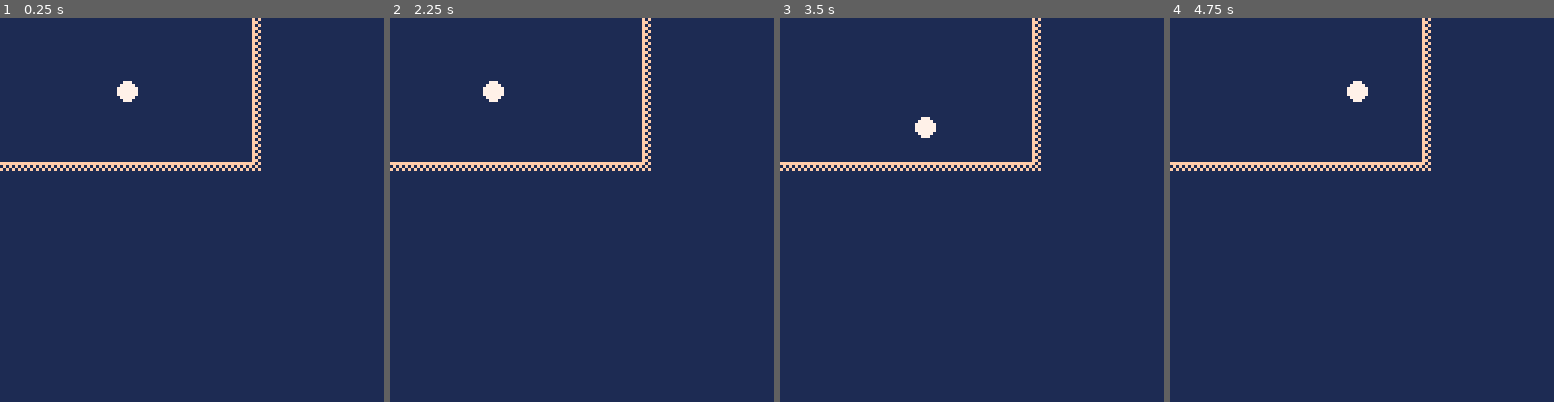
Above: before the commit, frames 1-4 (left to right).
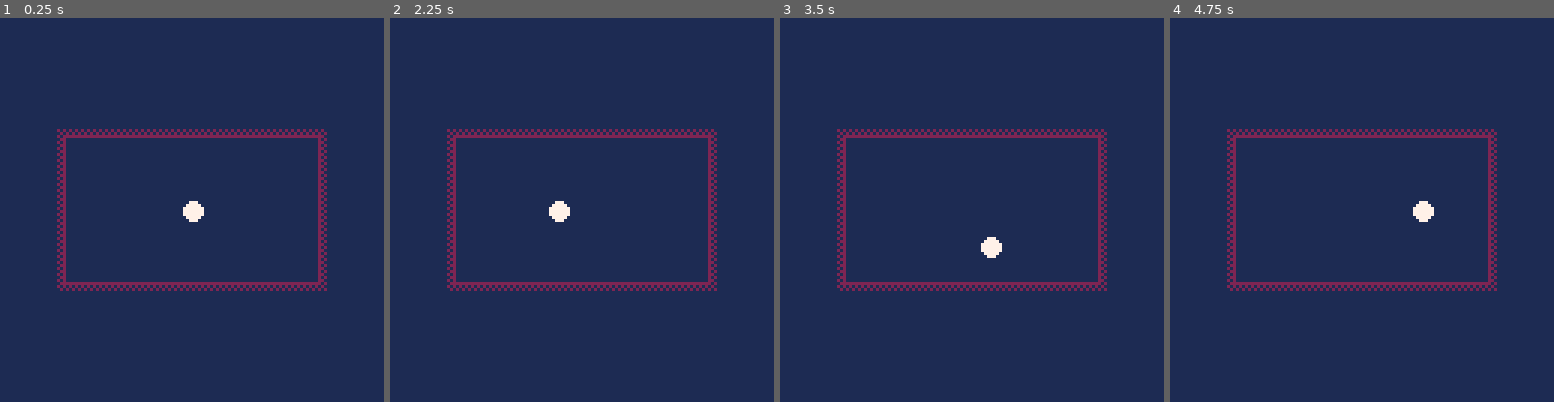
Above: after the commit, the same moments.

Repository: pancelor/nokiajam-pico8-template
Game: PICO-8 cartridge nokia_template.p8
Two runs of this game, one before a commit and one after it. Both use one fixed random seed, a clock stepped at 60 frames per second and the inputs below.
Inputs:
- Up to frame 1 (0.25 s): no input
- Up to frame 2 (2.25 s): hold Left from 1.97 s (still down)
- Up to frame 3 (3.5 s): release Left at 2.37 s; hold Down 2.42-2.82 s; hold Right from 2.87 s (still down)
- Up to frame 4 (4.75 s): release Right at 3.53 s; hold Up 3.58-4.08 s; hold Right 4.13-4.53 s; hold Down from 4.58 s (still down)

The runs differ from the first frame. In frame 1, 5.4% of the frame differs, in the area x 0-86%, y 0-72%; in frame 2, 5.4%; in frame 3, 5.3%; in frame 4, 5.4%.

Commit message:
center screen on pause menu

Diff:
--- a/nokia_template.p8
+++ b/nokia_template.p8
@@ -20,23 +20,26 @@
 	plx += dx*2
 	ply += dy*2
 	-- stay inside boundaries
-	plx = mid(plr,84-1-plr, plx)
-	ply = mid(plr,48-1-plr, ply)
+	plx = mid(plr,83-plr, plx)
+	ply = mid(plr,47-plr, ply)
 end
 
 function _draw()
- -- nokia3310 stuff
+	-- nokia3310 stuff
+	if(btn(6)) poke(0x5f30,1)
 	flip() --15fps
+	if(btn(6)) poke(0x5f30,1)
+	camera(-22,-40) --align pause menu
 
- -- draw game
- cls(1)
+	-- draw game; use colors 1 and 7
+	cls(1)
 	circfill(plx,ply,plr,7)
 
-	-- dev boundary - tan region will not be visible
-	rect(-1,-1,84,48,15)
+	-- dev boundary - purple region will not be visible
+	rect(-1,-1,84,48,2)
 	fillp(▒)
-	rect(-2,-2,85,49,15)
-	rect(-3,-3,86,50,15)
+	rect(-2,-2,85,49,2)
+	rect(-3,-3,86,50,2)
 	fillp()
 end
 
Not shown, changed: 129 lines of the sprite sheet (__gfx__) section of nokia_template.p8
Not shown, changed: the thumbnail (__label__) section of nokia_template.p8
